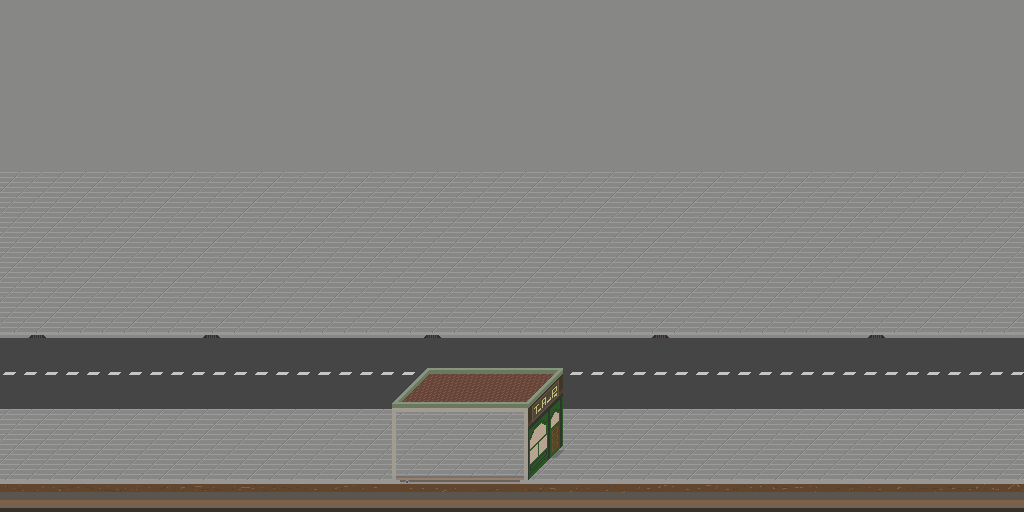
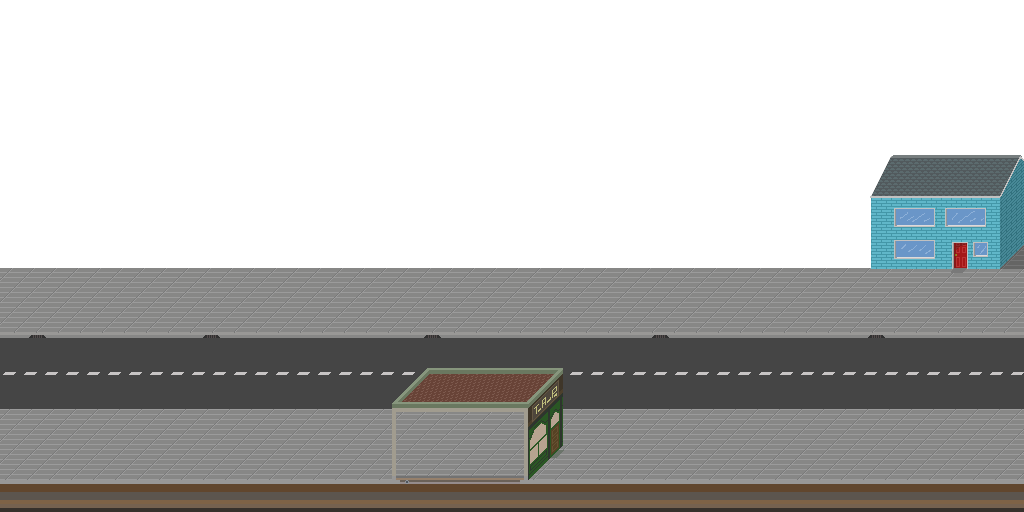
Revision of a layered 1024px x 512px image; what changed, layer by layer:
hid "Layer 9", painted on it over left=5, top=484, right=1023, bottom=493
removed layer "Layer 14 copy 5" over left=0, top=0, right=1024, bottom=493
added layer "Layer 19" (multiply) above "Layer 18" over left=998, top=159, right=1024, bottom=269
added layer "Layer 18" above "Layer 21" over left=870, top=155, right=1024, bottom=273
added layer "Layer 21" above "Layer 7" over left=0, top=231, right=1024, bottom=493
